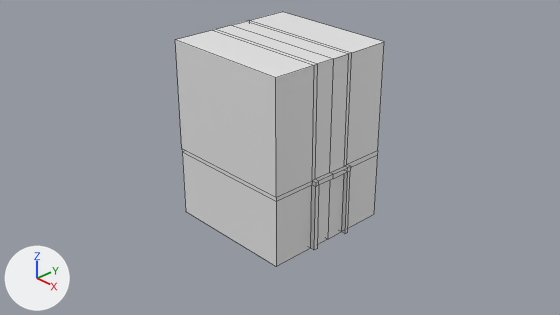
An edit to the Blender file blender/building2.blend, drawn before and after from the same camera.
One viewpoint serves both versions: the file's camera 'Camera'. Arrows for +X, +Y and +Z are at lower left; the lights stay in place. The first picture is the older version. Mesh edges are drawn as thin lines.
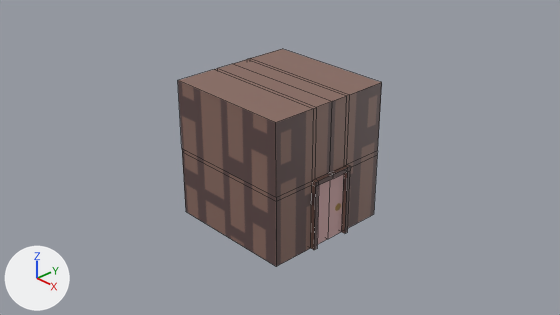
Boxes (x1, y1, x2, y2) around the edits, measured in the pictures (560 x 315 px):
```json
{"object": "Cube", "change": "surface changed, reshaped, modifiers changed", "before": [175, 12, 384, 267], "after": [178, 49, 382, 267], "on screen": "white to brown, 14% shorter"}
{"part": 1, "of": "me_cube", "change": "cut back", "before": [175, 12, 384, 197], "after": [178, 49, 382, 267]}
{"part": 2, "of": "me_cube", "change": "surface changed", "before": [314, 166, 351, 250], "after": [328, 166, 351, 239], "on screen": "grey to brown"}
```

Scene script edits in JSON lines:
```json
{"op": "add", "block": "img_buildingtexture_png", "code": ["img_buildingtexture_png = load_image('buildingtexture.png', 'buildingtexture.png', 1080, 1091, 'sRGB')"]}
{"op": "remove", "block": "mat_material", "code": "mat_material.base_color = (0.8, 0.8, 0.8)  # white #e7e7e7"}
{"op": "add", "block": "mat_material", "code": "mat_material.texture = img_buildingtexture_png"}
{"block": "me_cube", "where": "# used by ob_cube; location = (0.0, 0.0, 1.969); scale = (1.0, 1.0, 2.05)"}
{"op": "remove", "block": "me_cube", "code": "me_cube.from_pydata(...)  # 40 vertices, 35 faces; spans x -1.0..1.07, y 0.0..1.0, z -1.45..-0.14"}
{"op": "add", "block": "me_cube", "code": "me_cube.from_pydata(...)  # 70 vertices, 69 faces; spans x -1.0..1.07, y -1.0..1.0, z -1.45..-0.42"}
{"block": "me_cube", "change": "me_cube part 1"}
{"block": "me_cube", "change": "8 vertices in x -1.0..1.0, y 0.0..1.0, z -0.14 move by (0.0, 0.0, -0.28)"}
{"block": "me_cube", "change": "4 vertices are added at (1.07, -0.28, -1.45), (1.07, -0.34, -1.45), (1.0, -0.34, -0.96), (1.0, -1.0, -0.96)"}
{"block": "me_cube", "change": "10 new vertices lie (0.0, -0.28, 0.0) away from vertices in x -1.0..1.07, y 0.0, z -1.45..-0.14"}
{"block": "me_cube", "change": "9 new vertices lie (0.0, -0.06, 0.0) away from vertices in x -1.0..1.07, y -0.28, z -1.45..-0.42"}
{"block": "me_cube", "change": "7 new vertices lie (0.0, -0.66, 0.0) away from vertices in x -1.0..1.0, y -0.34, z -1.45..-0.42"}
{"block": "me_cube", "change": "34 new faces join them"}
{"block": "me_cube", "change": "me_cube part 2: 4 kept faces spanning x 1.0..1.07, y 0.0..0.34, z -1.45..-0.93 get new texture (UV) coordinates"}
{"op": "remove", "block": "ob_cube", "code": "_m = ob_cube.modifiers.new('Mirror', 'MIRROR')"}
{"op": "remove", "block": "ob_cube", "code": "_m.use_axis = (False, True, False)"}
```
